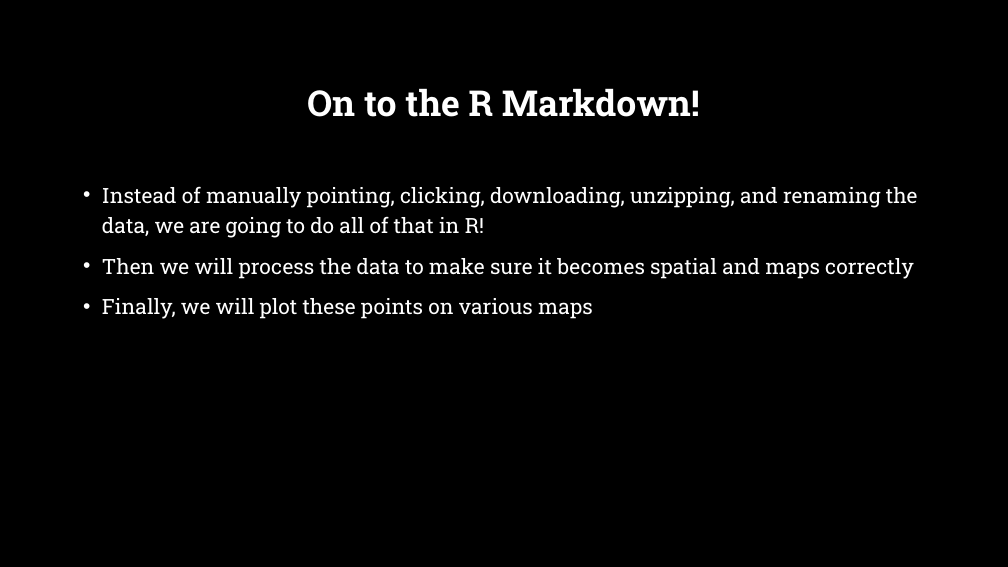
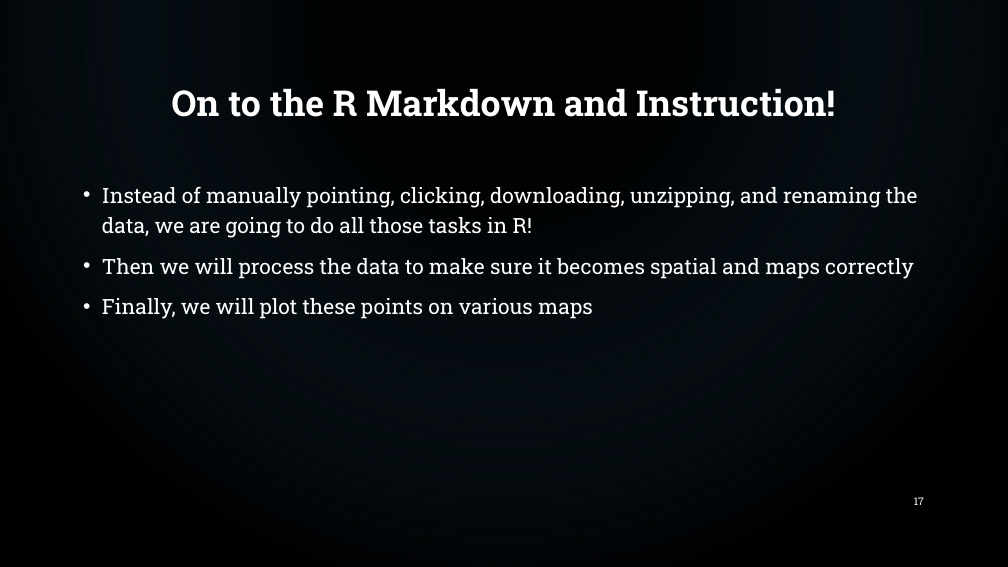
Before and after one commit to argunaw/r-ladies-mapping-tutorial, a slide deck: slide 17 of R Ladies Tutorial - Feb 2022 Meetup.pptx (slide 16 before the commit). Drawn at 1008x567 pixels with LibreOffice and Linux fonts; fonts in the diff are those of the drawing; background and template pictures are left out. Boxes give left, top, right and bottom in pixels: in the first picture for what was removed or moved away, otherwise in the second. Text is boxed around its words. In the diff, an @@ line names an element or a change of style, - is before the commit and + after.

```diff
--- a/R Ladies Tutorial - Feb 2022 Meetup.pptx
+++ b/R Ladies Tutorial - Feb 2022 Meetup.pptx
@@ rectangle added at [0,0,1008,567], fill gradient #1F445F to #000000 @@
@@ title at [171,88,835,117]: text changed @@
-On to the R Markdown!
+On to the R Markdown and Instruction!
@@ text at [102,186,918,238]: text changed @@
-• Instead of manually pointing, clicking, downloading, unzipping, and renaming the data, we are going to do all of that in R!
+• Instead of manually pointing, clicking, downloading, unzipping, and renaming the data, we are going to do all those tasks in R!
@@ page number added at [914,497,924,505], 10 pt, text #FFFFFF @@
+17
```
Also in this commit, not shown: 14 other slides changed, 1 slide added.
